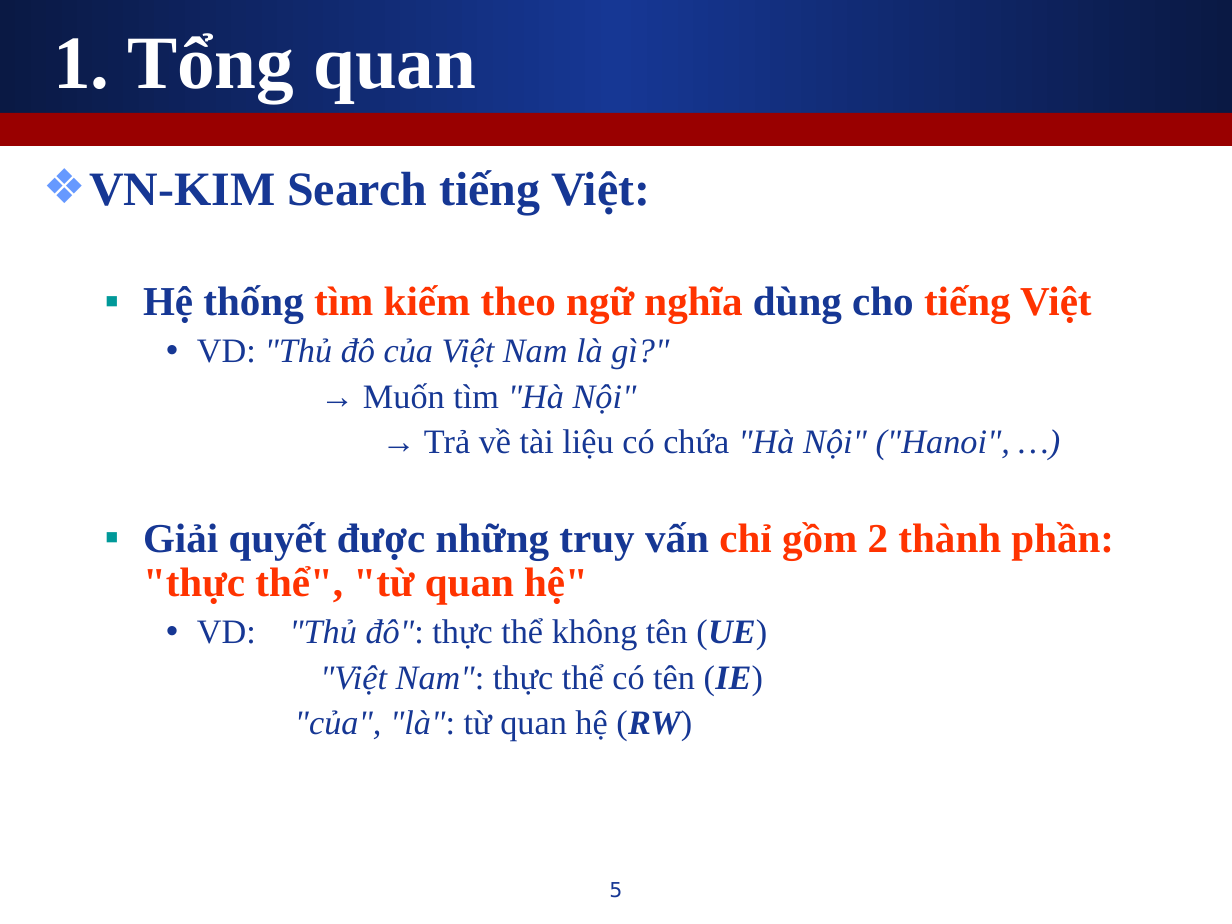
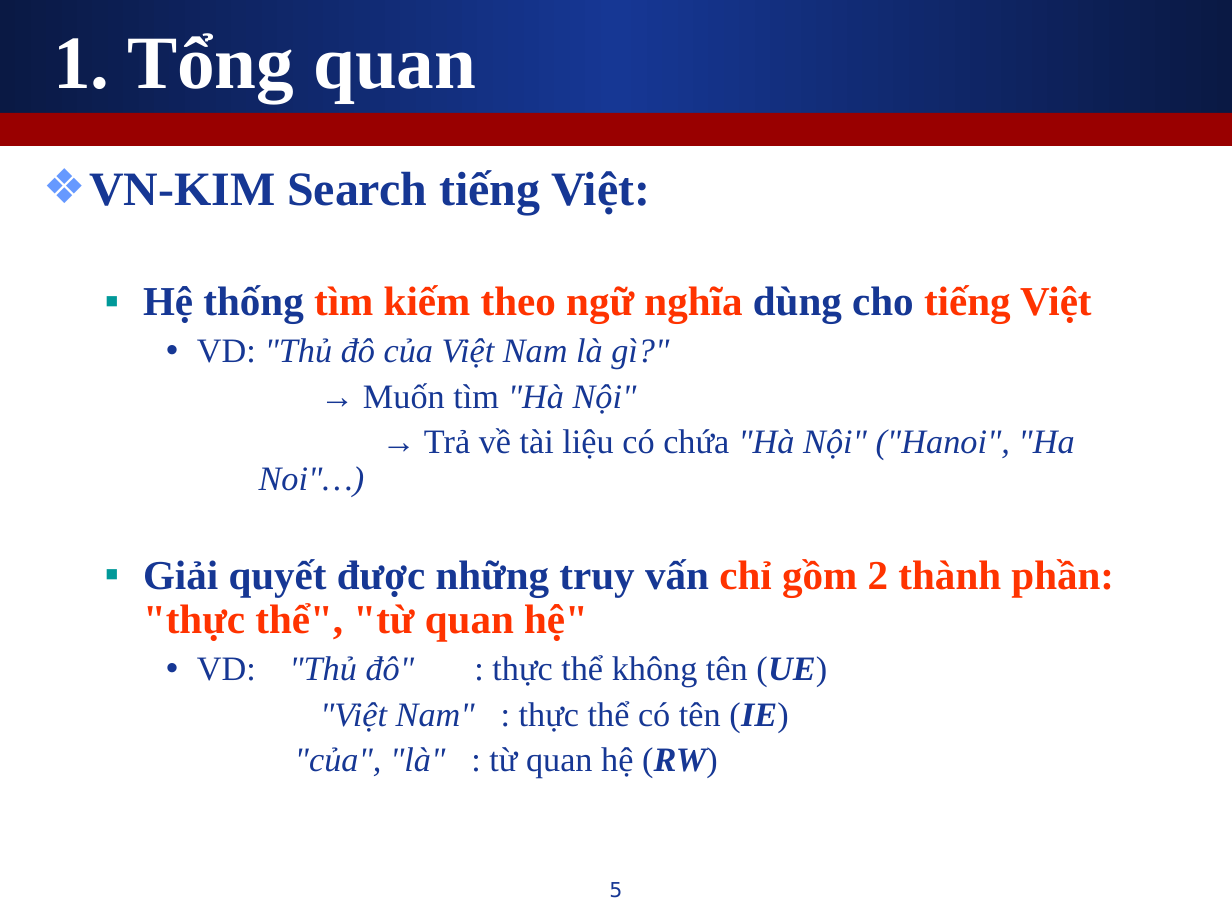
Before and after one commit to leaderwing/kt-kimres, a slide deck: slide 5 of note/Copy of [Thesis] Presentation.ppt. Drawn at 1232x924 pixels with LibreOffice and Linux fonts; fonts in the diff are those of the drawing. Boxes give left, top, right and bottom in pixels: in the first picture for what was removed or moved away, otherwise in the second. Text is boxed around its words. In the diff, an @@ line names an element or a change of style, - is before the commit and + after.

```diff
--- a/note/Copy of [Thesis] Presentation.ppt
+++ b/note/Copy of [Thesis] Presentation.ppt
@@ text at (259,428,1074,497): text changed; italic on @@
-      → Trả về tài liệu có chứa "Hà Nội" ("Hanoi", …)
+      → Trả về tài liệu có chứa "Hà Nội" ("Hanoi", "Ha Noi"…)
@@ text at (197,655,827,778): spaces changed @@
-    • VD: "Thủ đô": thực thể không tên (UE)
-    "Việt Nam": thực thể có tên (IE)
-    "của", "là": từ quan hệ (RW)
+    • VD: "Thủ đô" : thực thể không tên (UE)
+    "Việt Nam" : thực thể có tên (IE)
+    "của", "là" : từ quan hệ (RW)
```
Also in this commit, not shown: 2 other slides changed.
